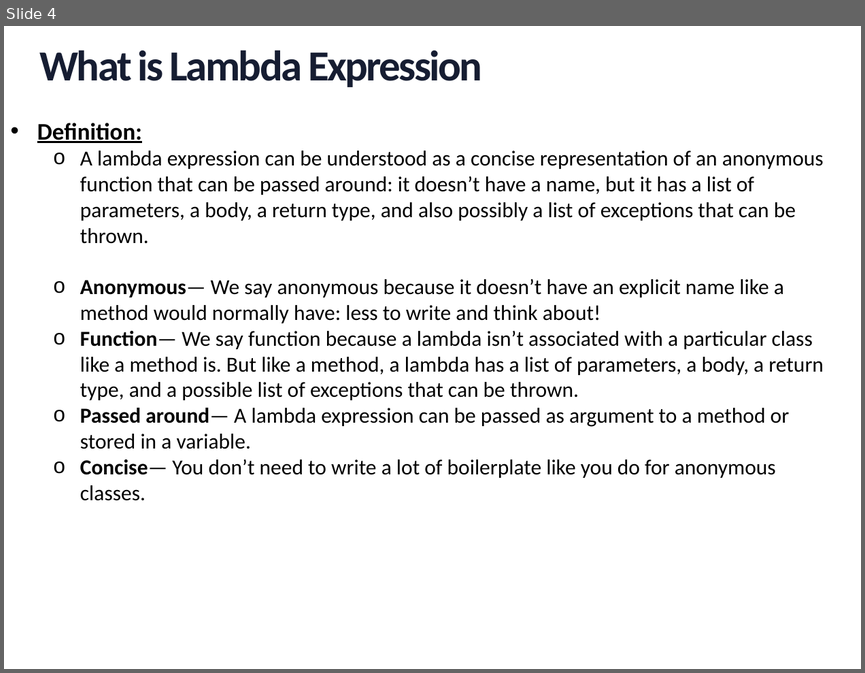
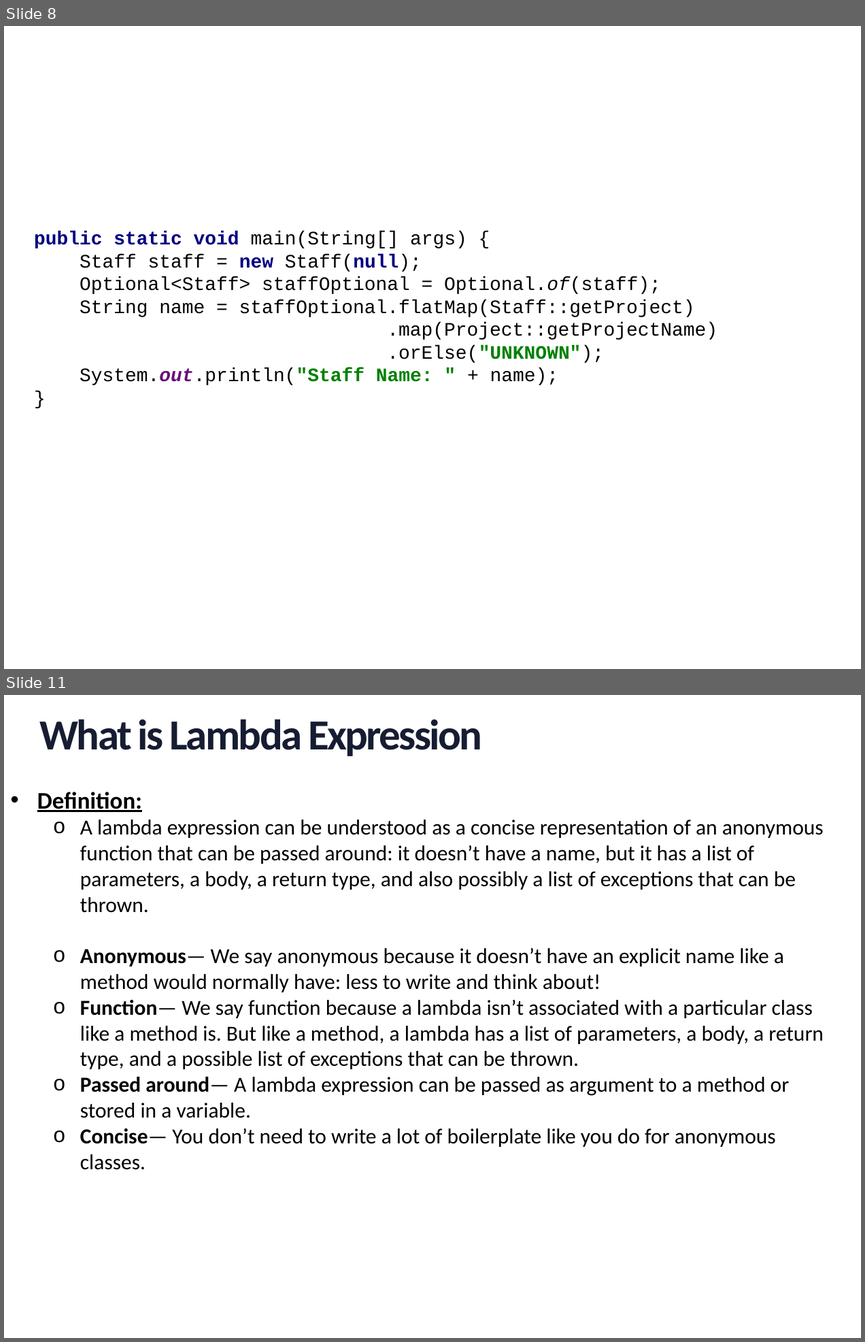
Before and after one commit to minhntk/jdk8, a slide deck: document/Lambda Expression.pptx. Shown one above the other, each under a label of ours: slide 4 before the commit, slides 8 and 11 after it; the slides between them are not shown. The pictures are 865x673 and 865x1342 pixels, drawn with LibreOffice and Linux fonts; fonts in the diff are those of the drawing; background and template pictures are left out. Boxes give left, top, right and bottom in pixels: in the first picture for what was removed or moved away, otherwise in the second. Text is boxed around its words. In the diff, an @@ line names an element or a change of style, - is before the commit and + after.

```diff
--- a/document/Lambda Expression.pptx
+++ b/document/Lambda Expression.pptx
@@ slide 8 added at <box>4,26,861,669</box>, background picture (left out) @@
@@ text added at <box>34,231,717,385</box>, 16 pt, text #000000 @@
+public static void main(String[] args) {
+Staff staff = new Staff(null);
+Optional<Staff> staffOptional = Optional.of(staff);
+String name = staffOptional.flatMap(Staff::getProject)
+.map(Project::getProjectName)
+.orElse("UNKNOWN");
+System.out.println("Staff Name: " + name);
+}
@@ what was slide 4 is now slide 11 @@
```
Also in this commit, not shown: 2 slides changed, 7 other slides added, 1 slide removed, 4 other files.
